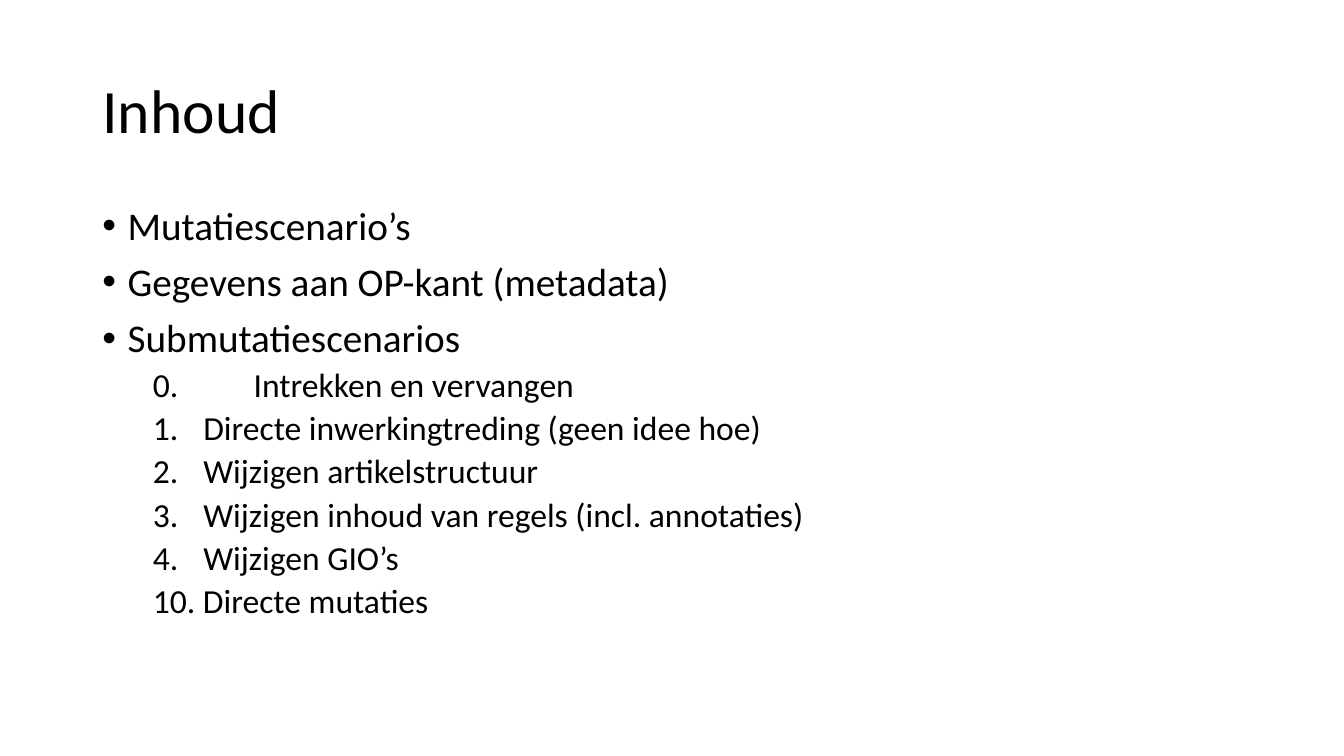
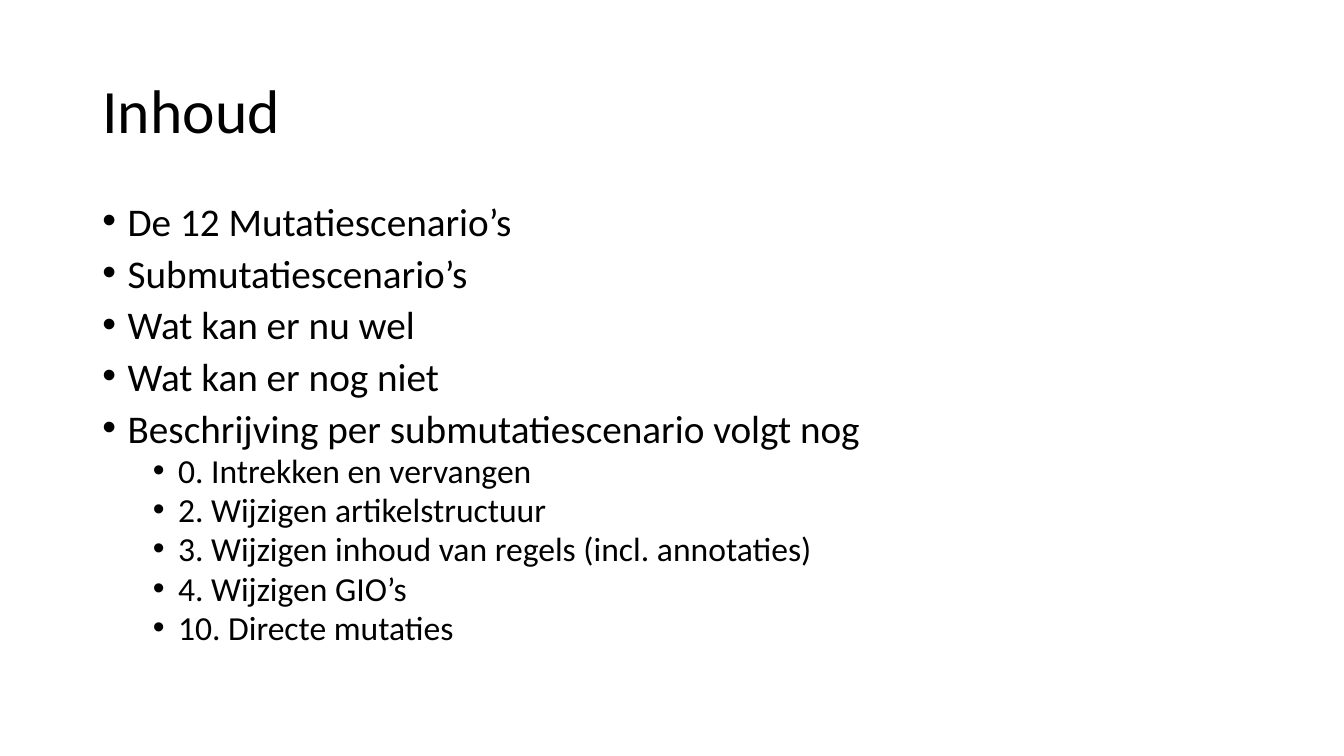
Before and after one commit to Geonovum/xml_omgevingsplan_gemeentestad, a slide deck: slide 2 of Submutatiescenario_s.pptx. Drawn at 1344x756 pixels with LibreOffice and Linux fonts; fonts in the diff are those of the drawing. Boxes give left, top, right and bottom in pixels: in the first picture for what was removed or moved away, otherwise in the second. Text is boxed around its words. In the diff, an @@ line names an element or a change of style, - is before the commit and + after.

```diff
--- a/Submutatiescenario_s.pptx
+++ b/Submutatiescenario_s.pptx
@@ text at (128, 208, 860, 450): text changed @@
-• Mutatiescenario’s
-• Gegevens aan OP-kant (metadata)
-• Submutatiescenarios
+• De 12 Mutatiescenario’s
+• Submutatiescenario’s
+• Wat kan er nu wel
+• Wat kan er nog niet
+• Beschrijving per submutatiescenario volgt nog
@@ text at (178, 459, 531, 641): bullet none to •; line spacing 0.9 to 0.8 @@
@@ text at (178, 498, 811, 607): text changed @@
-  1. Directe inwerkingtreding (geen idee hoe)
-  2. Wijzigen artikelstructuur
-  3. Wijzigen inhoud van regels (incl. annotaties)
-  4. Wijzigen GIO’s
+  • 2. Wijzigen artikelstructuur
+  • 3. Wijzigen inhoud van regels (incl. annotaties)
+  • 4. Wijzigen GIO’s
```
Also in this commit, not shown: 4 other slides changed, 4 slides added.
